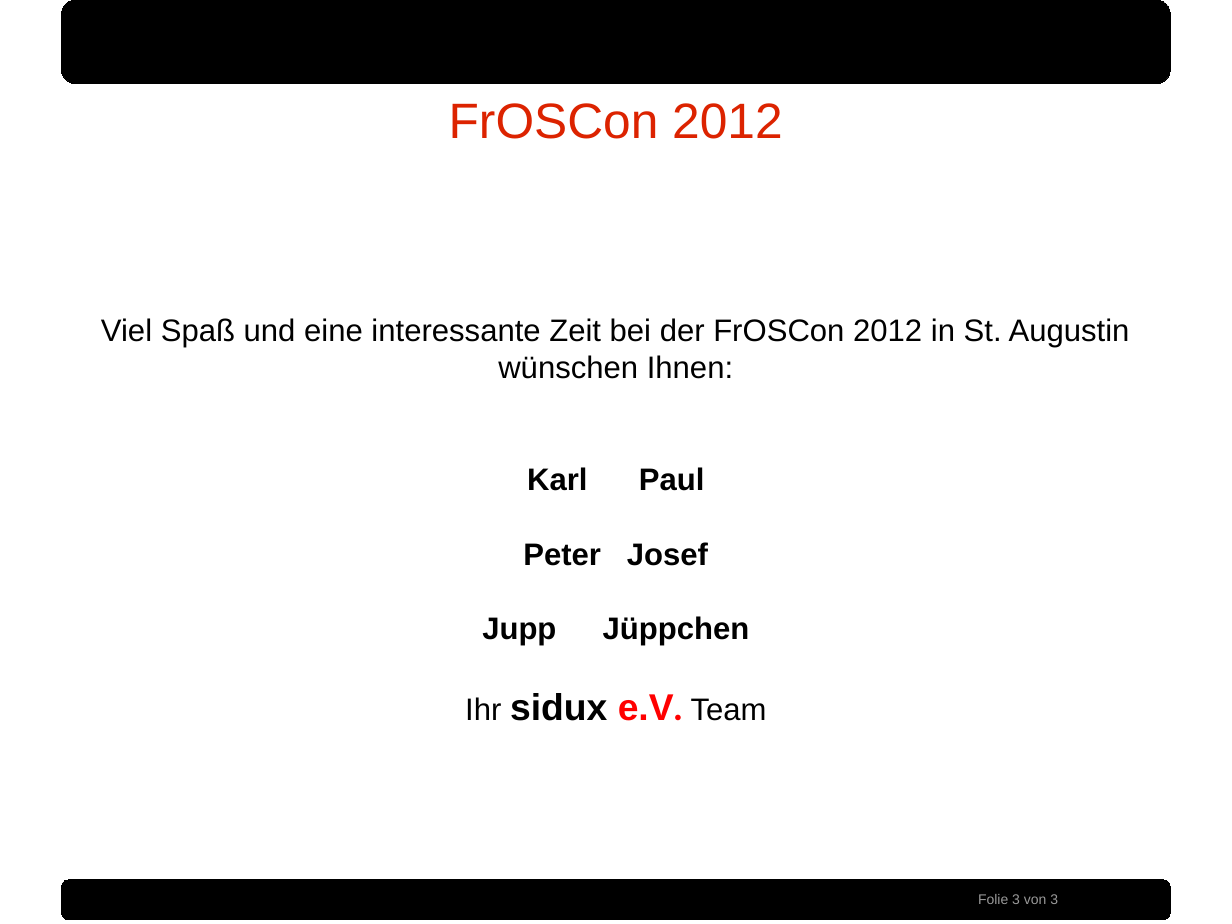
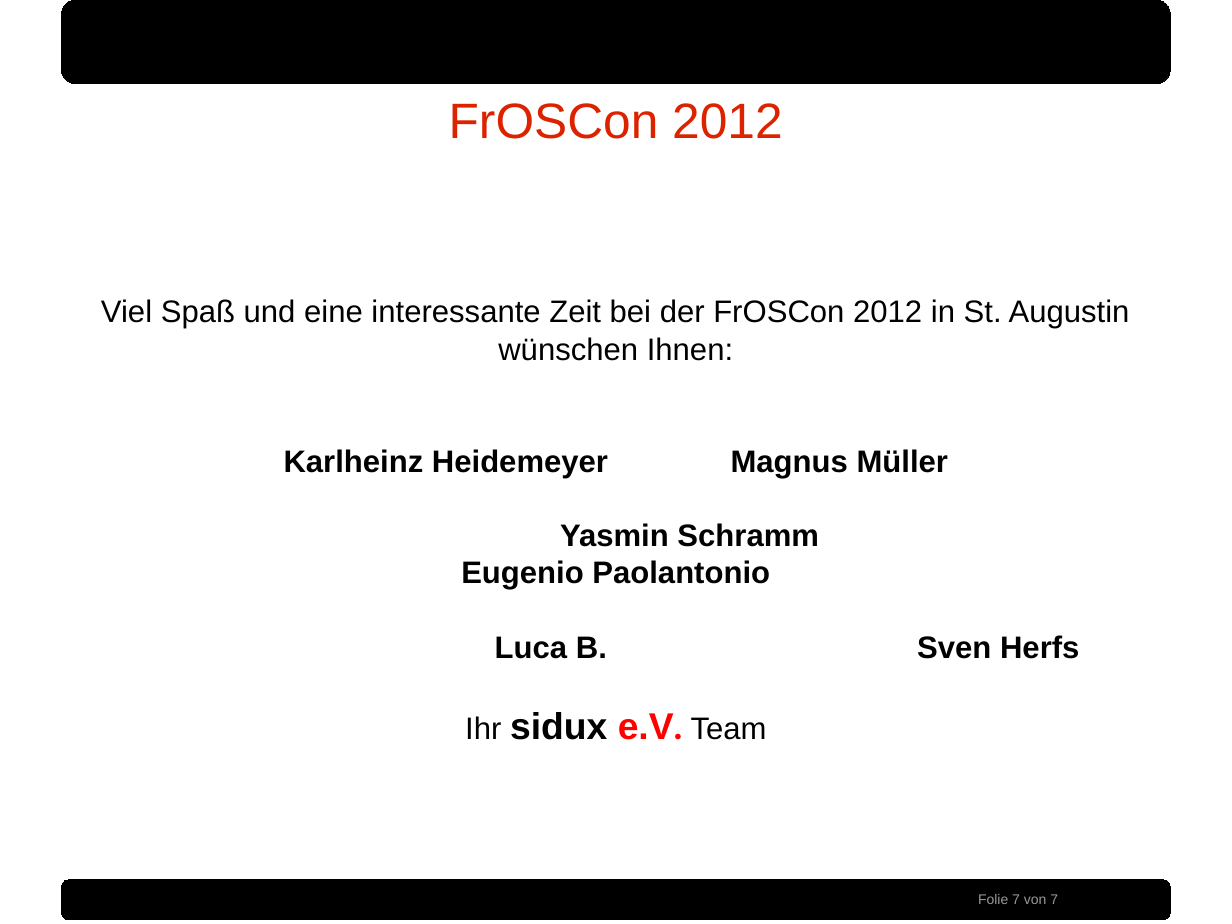
Before and after one commit to sidux-ev/praesentation, a slide deck: slide 7 of bin/froscon2012.odp (slide 3 before the commit). Drawn at 1232x924 pixels with LibreOffice and Linux fonts; fonts in the diff are those of the drawing; background and template pictures are left out. Boxes give left, top, right and bottom in pixels: in the first picture for what was removed or moved away, otherwise in the second. Text is boxed around its words. In the diff, an @@ line names an element or a change of style, - is before the commit and + after.

```diff
--- a/bin/froscon2012.odp
+++ b/bin/froscon2012.odp
@@ text at bbox=[284, 449, 1079, 659]: text changed @@
-Karl Paul
-Peter Josef
-Jupp Jüppchen
+Karlheinz Heidemeyer Magnus Müller
+Yasmin Schramm Eugenio Paolantonio
+Luca B. Sven Herfs
@@ text at bbox=[978, 894, 1058, 904]: text changed @@
-Folie 3 von 3
+Folie 7 von 7
```
Also in this commit, not shown: 4 slides added, 1 other file.
